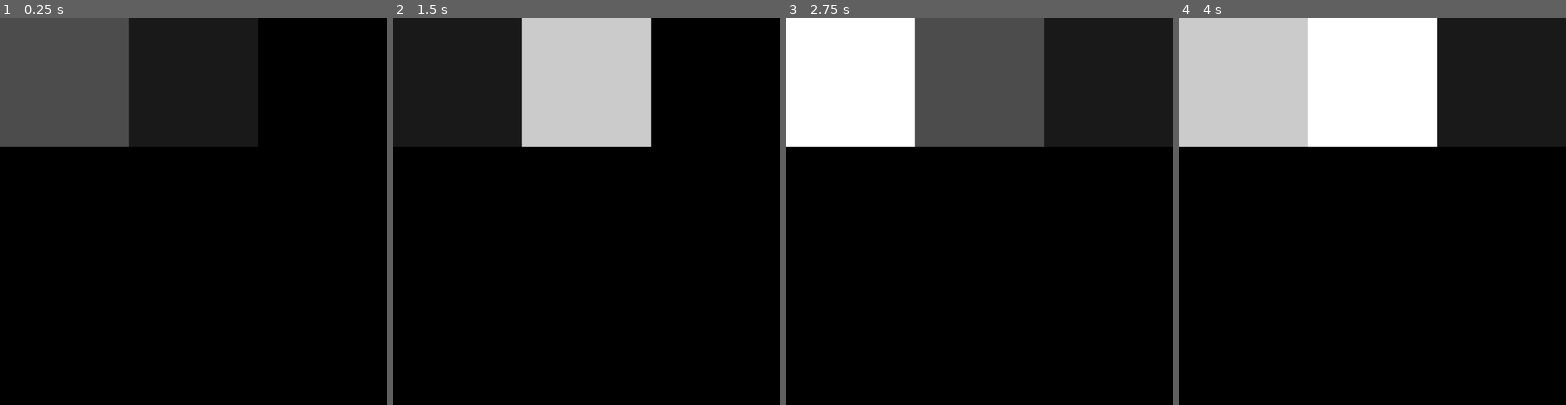
Above: before the commit, frames 1-4 (left to right).
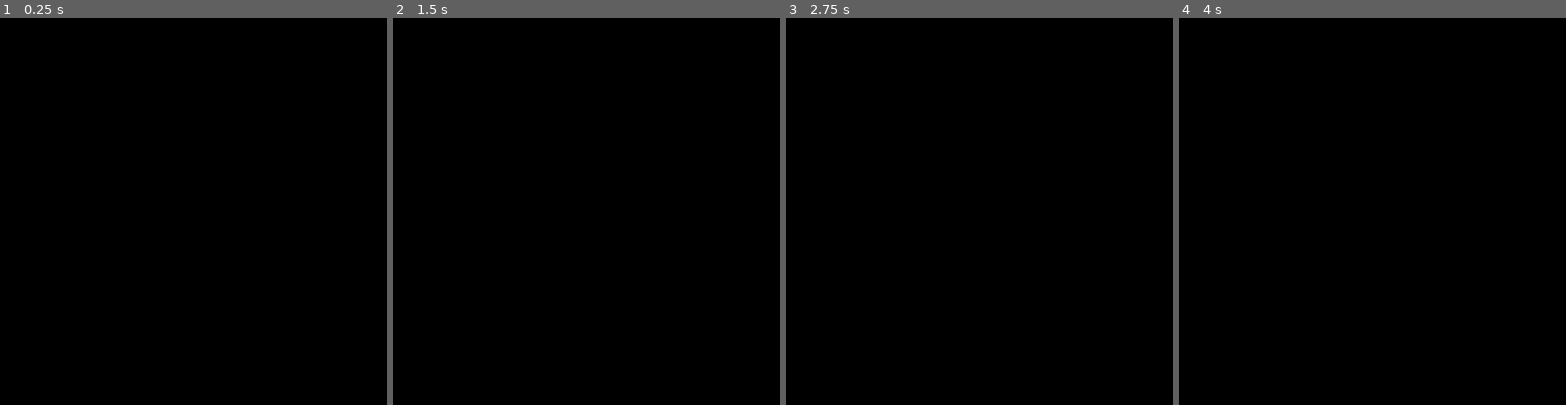
Above: after the commit, the same moments.

Repository: SurvivalistRedo/Image-Project-G_v.3.3.3
Game: Godot game, scene res://Auto Encoding/auto-encoder.tscn
Two runs of this game, one before a commit and one after it. Both use one fixed random seed, a clock stepped at 60 frames per second and the inputs below. This scene is started directly instead of the project's main scene.
Inputs (mouse positions are in pixels of both pictures, inside the frame that each line leads up to):
- Up to frame 1 (0.25 s): no input
- Up to frame 2 (1.5 s): tap Enter (ui_accept) at 0.5, 0.77 s; move the mouse to (671, 192) at 0.52 s; hold Keypad 6 (Kp-Right) 0.53-1.28 s; hold = (+) 0.53-1.28 s; tap - (-) at 0.8, 1.35 s; move the mouse to (509, 230) at 1.27 s; hold Keypad 2 (Kp-Down) from 1.28 s (still down)
- Up to frame 3 (2.75 s): tap Enter (ui_accept) at 1.52 s; tap 1 (1) at 1.55 s; move the mouse to (1018, 126) at 2.02 s; release Keypad 2 (Kp-Down) at 2.03 s; hold Keypad 6 (Kp-Right) from 2.03 s (still down); hold 1 (1) from 2.03 s (still down); tap 2 (2) at 2.3 s
- Up to frame 4 (4 s): move the mouse to (1353, 288) at 2.77 s; release Keypad 6 (Kp-Right) at 2.78 s; release 1 (1) at 2.78 s; hold Keypad 8 (Kp-Up) 2.78-3.53 s; tap 2 (2) at 2.85 s; tap Enter (ui_accept) at 3.02, 3.77 s; tap 3 (3) at 3.05 s; move the mouse to (1488, 269) at 3.52 s; hold Keypad 4 (Kp-Left) from 3.53 s (still down); hold 3 (3) from 3.53 s (still down); tap 4 (4) at 3.8 s

The runs differ from the first frame. In frame 1, 22% of the frame differs, in the area x 0-67%, y 0-34%; in frame 2, 22%; in frame 3, 33%; in frame 4, 33%, in the area x 0-100%, y 0-34%.
Error after the commit: Invalid call. Nonexistent function 'pairArrayAdd' in base 'Node (Neural_Network.gd)'. (res://Auto)

Commit message:
split NeuralNetwork.gd into (NeuralNetwork.gd) and (arrayFunctions.gd))
arrayFunctions is a new class for the use of, you guessed it, functions involving arrays

specifically math operations done between each corresponding element of each array

Diff:
--- a/Scripts/Neural_Network.gd
+++ b/Scripts/Neural_Network.gd
@@ -3,6 +3,8 @@
 class_name Neural_Network
 
 var servingNimage = false
+
+var AF = arrayFunctions.new()
 
 var nodesPerLayer = [] # Amount of Nodes per each layer, with quantity of layers being assumed from nodesPerLayer.size()
 var networkArray = []  # Array of Network
@@ -150,76 +152,6 @@
 			return [color_buffer.r,color_buffer.g,color_buffer.b]
 	else:
 		return layerOutputs
-func pairArrayAbsoluteDifference(array1,array2):
-	var array_buffer = []
-	if array1.size() != array2.size():
-		push_error("array1.size() != array2.size()")
-		print("pairArrayAbsoluteDifference(",array1,",",array2,")")
-		get_tree().quit()
-	else:
-		for n in range(0, array1.size()):
-			if (typeof(array1[n]) == TYPE_ARRAY) && (typeof(array2[n]) == TYPE_ARRAY):
-				array_buffer.append(pairArrayAbsoluteDifference(array1[n],array2[n]).duplicate(true))
-			elif (typeof(array1[n]) != TYPE_ARRAY) && (typeof(array2[n]) != TYPE_ARRAY):
-				array_buffer.append( abs( array1[n] - array2[n] ) )
-			else:
-				push_error("bruh idk bug in Neural_Network.pairArrayAbsoluteDifference()")
-				get_tree().quit()
-		return array_buffer.duplicate(true)
-func pairArraySubtract(array1,array2):
-	var array_buffer = []
-	if array1.size() != array2.size():
-		push_error("array1.size() != array2.size()")
-		print("pairArraySubtract(",array1,",",array2,")")
-		get_tree().quit()
-	else:
-		for n in range(0, array1.size()):
-			if (typeof(array1[n]) == TYPE_ARRAY) && (typeof(array2[n]) == TYPE_ARRAY):
-				array_buffer.append(pairArraySubtract(array1[n],array2[n]).duplicate(true))
-			elif (typeof(array1[n]) != TYPE_ARRAY) && (typeof(array2[n]) != TYPE_ARRAY):
-				array_buffer.append( array1[n] - array2[n] )
-			else:
-				push_error("bruh idk bug in Neural_Network.pairArraySubtract()")
-				get_tree().quit()
-		return array_buffer.duplicate(true)
-func pairArrayAdd(array1,array2):
-	var array_buffer = []
-	if array1.size() != array2.size():
-		push_error("array1.size() != array2.size()")
-		print("pairArrayAdd(",array1,",",array2,")")
-		get_tree().quit()
-	else:
-		for n in range(0,array1.size()):
-			if (typeof(array1[n]) == TYPE_ARRAY) && (typeof(array2[n]) == TYPE_ARRAY):
-				array_buffer.append(pairArrayAdd(array1[n],array2[n]).duplicate(true))
-			elif (typeof(array1[n]) != TYPE_ARRAY) && (typeof(array2[n]) != TYPE_ARRAY):
-				array_buffer.append( array1[n] + array2[n] )
-			else:
-				push_error("bruh idk bug in Neural_Network.pairArrayAdd()")
-				get_tree().quit()
-		return array_buffer.duplicate(true)
-func multiplyArray(array,multiplier):
-	var array_buffer = []
-	for n in array.size():
-		if typeof(array[n]) == TYPE_ARRAY:
-			array_buffer.append(multiplyArray(array[n],multiplier).duplicate(true))
-		elif typeof(array[n]) != TYPE_ARRAY:
-			array_buffer.append( array[n] * multiplier )
-		else:
-			push_error("bruh idk bug in Neural_Network.multiplyArray()")
-			get_tree().quit()
-	return array_buffer.duplicate(true)
-func divideArray(array,denominator):
-	var array_buffer = []
-	for n in array.size():
-		if typeof(array[n]) == TYPE_ARRAY:
-			array_buffer.append(divideArray(array[n],denominator).duplicate(true))
-		elif typeof(array[n]) != TYPE_ARRAY:
-			array_buffer.append( array[n] / denominator )
-		else:
-			push_error("bruh idk bug in Neural_Network.divideArray()")
-			get_tree().quit()
-	return array_buffer.duplicate(true)
 
 func generateRandomStepArray(currentLayer,i_array_buffer,i_range):
 	i_array_buffer = []
@@ -254,16 +186,16 @@
 			NAS_nMAS[l][n].append(nMASB.duplicate(true))
 			NAS_nBS[l][n].append(nBSB)
 
-			networkArray[l][n][0] = pairArrayAdd(networkArray[l][n][0],nMASB.duplicate(true))
+			networkArray[l][n][0] = AF.pairArrayAdd(networkArray[l][n][0],nMASB.duplicate(true))
 			networkArray[l][n][1] = networkArray[l][n][1] + nBSB
-	return pairArraySubtract(networkArray,prevNetworkArray)
+	return AF.pairArraySubtract(networkArray,prevNetworkArray)
 func NetAddParameterStep(parameterStep,i_steps = 1,record = false):
 	if record:
 		NAS_nPS_H.append(parameterStep.duplicate(true))
 	for l in range(0,nodesPerLayer.size()): # for layer in range(0, layerAmount)
 		for n in range(0,nodesPerLayer[l]): # for node in range(0, nodeAmount)
-			var averagedGradientStep = divideArray(parameterStep[l][n][0].duplicate(true),i_steps)
-			networkArray[l][n][0] = pairArrayAdd(networkArray[l][n][0],averagedGradientStep.duplicate(true))
+			var averagedGradientStep = AF.divideArray(parameterStep[l][n][0].duplicate(true),i_steps)
+			networkArray[l][n][0] = AF.pairArrayAdd(networkArray[l][n][0],averagedGradientStep.duplicate(true))
 			networkArray[l][n][1] = networkArray[l][n][1] + (parameterStep[l][n][1]/i_steps)
 func ReverseLastNetParametersRandomStep():
 	if NAS_nPS_H.size()-1 < 0:
@@ -273,12 +205,12 @@
 		for n in range(0,nodesPerLayer[l]): # for node in range(0, nodeAmount)
 			nMASB = NAS_nPS_H[NAS_nPS_H.size()-1][l][n][0].duplicate(true)
 			nBSB = NAS_nPS_H[NAS_nPS_H.size()-1][l][n][1]
-			networkArray[l][n][0] = pairArraySubtract(networkArray[l][n][0],nMASB)
+			networkArray[l][n][0] = AF.pairArraySubtract(networkArray[l][n][0],nMASB)
 			networkArray[l][n][1] = networkArray[l][n][1] - nBSB
 	NAS_nPS_H.remove(NAS_nPS_H.size()-1)
 
 func signFlipNetworkArray():
-	networkArray = multiplyArray(networkArray,-1.0).duplicate(true)
+	networkArray = AF.multiplyArray(networkArray,-1.0).duplicate(true)
 
 func gradientDescentSingleLayer(layer,targetOutput,learningRate):
 	var outputs = processOutputs()
--- /dev/null
+++ b/Scripts/arrayFunctions.gd
@@ -0,0 +1,78 @@
+extends Node
+
+class_name arrayFunctions
+
+func pairArrayAbsoluteDifference(array1,array2):
+	var array_buffer = []
+	if array1.size() != array2.size():
+		push_error("array1.size() != array2.size()")
+		print("pairArrayAbsoluteDifference(",array1,",",array2,")")
+		get_tree().quit()
+	else:
+		for n in range(0, array1.size()):
+			if (typeof(array1[n]) == TYPE_ARRAY) && (typeof(array2[n]) == TYPE_ARRAY):
+				array_buffer.append(pairArrayAbsoluteDifference(array1[n],array2[n]).duplicate(true))
+			elif (typeof(array1[n]) != TYPE_ARRAY) && (typeof(array2[n]) != TYPE_ARRAY):
+				array_buffer.append( abs( array1[n] - array2[n] ) )
+			else:
+				push_error("bruh idk bug in Neural_Network.pairArrayAbsoluteDifference()")
+				get_tree().quit()
+		return array_buffer.duplicate(true)
+
+func pairArraySubtract(array1,array2):
+	var array_buffer = []
+	if array1.size() != array2.size():
+		push_error("array1.size() != array2.size()")
+		print("pairArraySubtract(",array1,",",array2,")")
+		get_tree().quit()
+	else:
+		for n in range(0, array1.size()):
+			if (typeof(array1[n]) == TYPE_ARRAY) && (typeof(array2[n]) == TYPE_ARRAY):
+				array_buffer.append(pairArraySubtract(array1[n],array2[n]).duplicate(true))
+			elif (typeof(array1[n]) != TYPE_ARRAY) && (typeof(array2[n]) != TYPE_ARRAY):
+				array_buffer.append( array1[n] - array2[n] )
+			else:
+				push_error("bruh idk bug in Neural_Network.pairArraySubtract()")
+				get_tree().quit()
+		return array_buffer.duplicate(true)
+
+func pairArrayAdd(array1,array2):
+	var array_buffer = []
+	if array1.size() != array2.size():
+		push_error("array1.size() != array2.size()")
+		print("pairArrayAdd(",array1,",",array2,")")
+		get_tree().quit()
+	else:
+		for n in range(0,array1.size()):
+			if (typeof(array1[n]) == TYPE_ARRAY) && (typeof(array2[n]) == TYPE_ARRAY):
+				array_buffer.append(pairArrayAdd(array1[n],array2[n]).duplicate(true))
+			elif (typeof(array1[n]) != TYPE_ARRAY) && (typeof(array2[n]) != TYPE_ARRAY):
+				array_buffer.append( array1[n] + array2[n] )
+			else:
+				push_error("bruh idk bug in Neural_Network.pairArrayAdd()")
+				get_tree().quit()
+		return array_buffer.duplicate(true)
+
+func multiplyArray(array,multiplier):
+	var array_buffer = []
+	for n in array.size():
+		if typeof(array[n]) == TYPE_ARRAY:
+			array_buffer.append(multiplyArray(array[n],multiplier).duplicate(true))
+		elif typeof(array[n]) != TYPE_ARRAY:
+			array_buffer.append( array[n] * multiplier )
+		else:
+			push_error("bruh idk bug in Neural_Network.multiplyArray()")
+			get_tree().quit()
+	return array_buffer.duplicate(true)
+
+func divideArray(array,denominator):
+	var array_buffer = []
+	for n in array.size():
+		if typeof(array[n]) == TYPE_ARRAY:
+			array_buffer.append(divideArray(array[n],denominator).duplicate(true))
+		elif typeof(array[n]) != TYPE_ARRAY:
+			array_buffer.append( array[n] / denominator )
+		else:
+			push_error("bruh idk bug in Neural_Network.divideArray()")
+			get_tree().quit()
+	return array_buffer.duplicate(true)
--- a/project.godot
+++ b/project.godot
@@ -30,6 +30,11 @@
 "path": "res://Scripts/Neural_Network.gd"
 }, {
 "base": "Node",
+"class": "arrayFunctions",
+"language": "GDScript",
+"path": "res://Scripts/arrayFunctions.gd"
+}, {
+"base": "Node",
 "class": "varSweep",
 "language": "GDScript",
 "path": "res://Auto Encoding/3dSweep.gd"
@@ -39,6 +44,7 @@
 "Input_Handler": "",
 "MLP_file": "",
 "Neural_Network": "",
+"arrayFunctions": "",
 "varSweep": ""
 }
 
